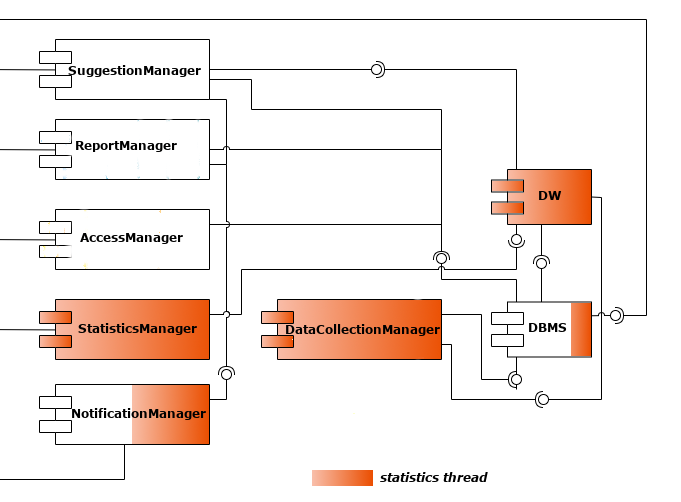
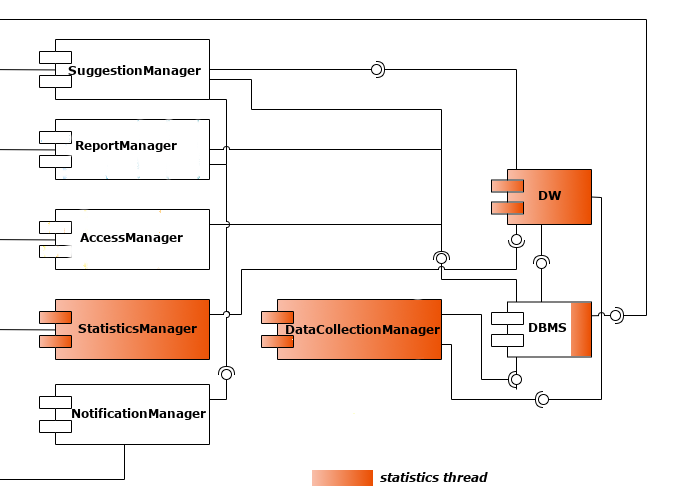
Two versions of the same layered image (681px x 502px). Layer-by-layer changes:
painted on "Thread1.png" over [132, 385, 209, 444]
